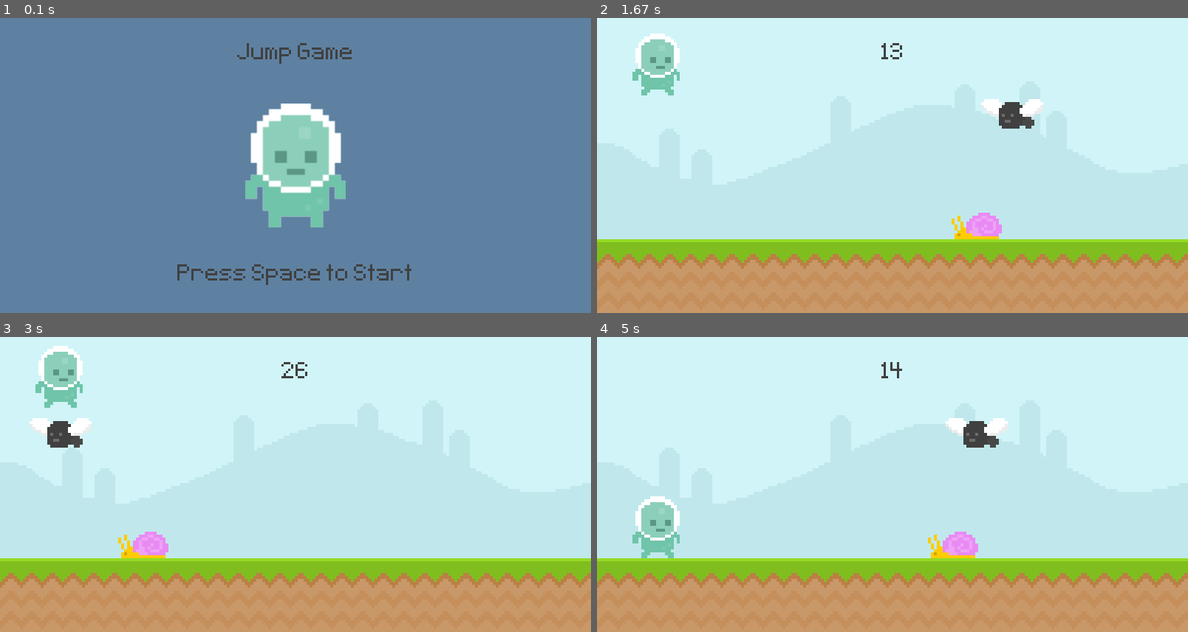
Above: before the commit, frames 1-4 (two rows, left to right).
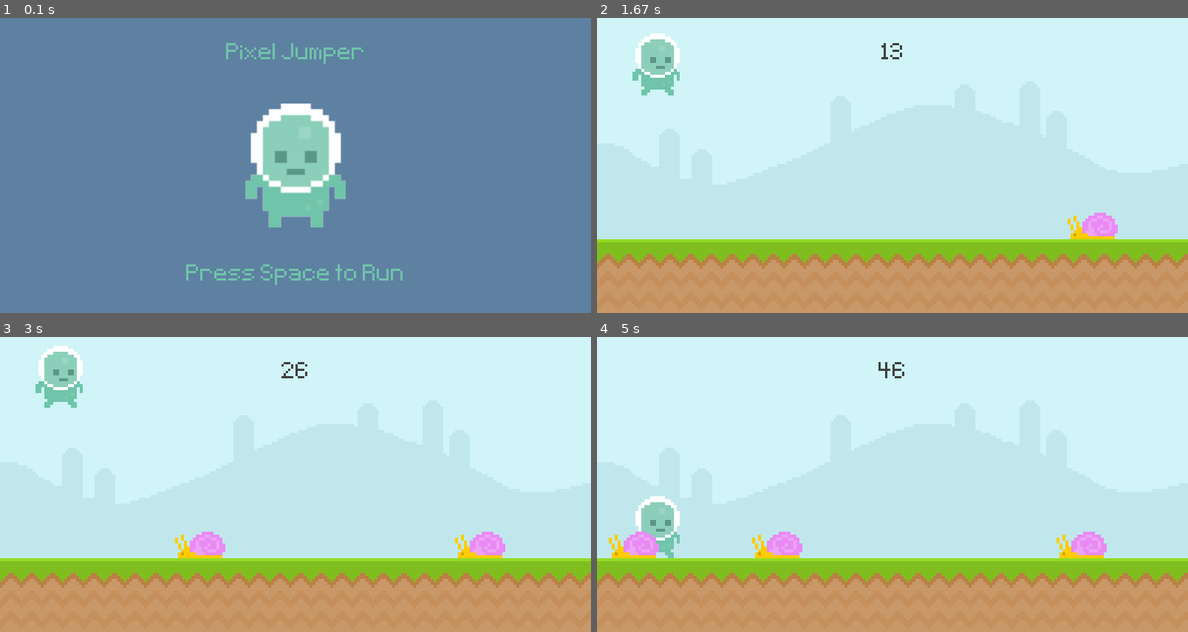
Above: after the commit, the same moments.

Repository: HarrisSeabold-Collins/PyGame_Tutorial
Game: pygame game, started from JumpGame.py
Same seed, same stepped clock (60 frames per second), same inputs: the game is played once before the commit and once after it.
Inputs (mouse positions are in pixels of both pictures, inside the frame that each line leads up to):
- Up to frame 1 (0.1 s): no input
- Up to frame 2 (1.67 s): tap Space at 0.33 s; click (656, 206) at 1.22 s
- Up to frame 3 (3 s): tap Space at 2, 2.4, 2.7 s
- Up to frame 4 (5 s): tap Space at 3.23, 3.53, 4.3 s

The runs differ from the first frame. In frame 1, 1.6% of the frame differs, in the area x 30-70%, y 8-91%; in frame 2, 1.8%; in frame 3, 2.4%; in frame 4, 3.1%, in the area x 2-87%, y 8-75%.

Commit message:
Built Obsticle function
redefined each enemy as a list of obstacles for better flexibility going forward

Diff:
--- a/JumpGame.py
+++ b/JumpGame.py
@@ -1,5 +1,6 @@
 import pygame
 from sys import exit
+from random import randint
 
 pygame.init()
 pygame.font.init()
@@ -9,36 +10,51 @@
 test_font = pygame.font.Font('font/Pixeltype.ttf', 50)
 game_active = 0
 start_time = 0
+game_message = 'Press Space to Run'
 
-# Score Function
 def display_score():
     current_time = pygame.time.get_ticks() - start_time
     score_surface = test_font.render(f'{current_time // 100}', False, (64,64,64))
     score_rect = score_surface.get_rect(center = (400,50))
     screen.blit(score_surface,score_rect)
 
+    return current_time//100
+
+def obstacle_movement(obstacle_rect_list):
+    if obstacle_rect_list:
+        for obstacle_rect in obstacle_rect_list:
+            obstacle_rect.x -= 5
+
+            screen.blit(snail_surface, obstacle_rect)
+
+        return obstacle_rect_list
+
+    else: return []
+
 # Background Surfaces
 sky_surface = pygame.image.load('graphics/Sky.png').convert()
 ground_surface = pygame.image.load('graphics/Ground.png').convert()
 
-# Snail Rect
+# Obstacles ---------------------------
+obstacle_rect_list = []
+
 snail_surface = pygame.image.load('graphics/snail/snail1.png').convert_alpha()
 snail_rect = snail_surface.get_rect(midbottom =(800,300))
 
-# Fly Rect
 fly_surface = pygame.image.load('graphics/Fly/Fly1.png').convert_alpha()
 fly_rect = fly_surface.get_rect(midbottom = (800,150))
 
-# Player Rect
+# Player -------------------------------
 player_surface = pygame.image.load('graphics/Player/player_walk_1.png').convert_alpha()
 player_rect = player_surface.get_rect(midbottom = (80,300))
 
-# Title Screen Player
 player_stand = pygame.image.load('graphics/Player/player_stand.png').convert_alpha()
 player_stand = pygame.transform.rotozoom(player_stand,0,2)
 player_stand_rect = player_stand.get_rect(center = (400,200))
 
-
+# Timer -------------------------------
+obstacle_timer = pygame.USEREVENT + 1
+pygame.time.set_timer(obstacle_timer, 900)
 
 player_grav = 0
 
@@ -55,8 +71,6 @@
         # Keyboard input to restart game
         if game_active == 0 and event.type == pygame.KEYDOWN and event.key == pygame.K_SPACE:
             game_active = 1
-            snail_rect.left = 800
-            fly_rect.left = 1000
             start_time = pygame.time.get_ticks()
 
         if game_active == 1:
@@ -72,23 +86,23 @@
                     print('jump')
                     player_grav = -20
 
+        # Timer
+        if event.type == obstacle_timer and game_active == 1:
+            print('test')
+            obstacle_rect_list.append(
+                snail_surface.get_rect(midbottom =(randint(900,1100),300))
+                )
+
+
     # Game Active
     if game_active == 1:
 
         # Background and Score --------------------------------
         screen.blit(sky_surface,(0,0))
         screen.blit(ground_surface,(0,300))
-        # pygame.draw.rect(screen, '#c0e8ec', score_rect)
-        # pygame.draw.rect(screen, '#c0e8ec', score_rect, 10, 5)
-        # screen.blit(score_surface, score_rect)
-
-        # score_surface = test_font.render('SCORE', False, (64,64,64))
-        # score_rect = score_surface.get_rect(center = (400,50))
-        # screen.blit(score_surface,score_rect)
-
         display_score()
 
-        # Player Code -----------------------------------------
+# Player Code -----------------------------------------
         screen.blit(player_surface, player_rect)
 
         # Player Gravity
@@ -100,36 +114,43 @@
         if player_rect.y < 200: # If player is above the floor, add gravity
             player_grav += 1
 
+# Obstacle Movement ------------------------------------
+        obstacle_rect_list = obstacle_movement(obstacle_rect_list)
+
         # Snail logic ----------------------------------------
-        snail_rect.left -= 4
-        if snail_rect.right <= 0:
-            snail_rect.left = 800
-        screen.blit(snail_surface, snail_rect)
+        # snail_rect.left -= 4
+        # if snail_rect.right <= 0:
+        #     snail_rect.left = 800
+        # screen.blit(snail_surface, snail_rect)
 
-        if player_rect.colliderect(snail_rect) == 1:
-            print('Snail/Player Collision')
-            game_active = 0
+        # if player_rect.colliderect(snail_rect) == 1:
+        #     print('Snail/Player Collision')
+        #     game_message = f'{display_score()}'
+        #     game_active = 0
+
 
         # Fly logic ------------------------------------------
-        fly_rect.left -= 6
-        if fly_rect.left <= -200:
-            fly_rect.left = 1000
-        screen.blit(fly_surface, fly_rect)
+        # fly_rect.left -= 6
+        # if fly_rect.left <= -200:
+        #     fly_rect.left = 1000
+        # screen.blit(fly_surface, fly_rect)
 
-        if player_rect.colliderect(fly_rect) == 1:
-            print('Fly/Player Collision')
+        # if player_rect.colliderect(fly_rect) == 1:
+        #     print('Fly/Player Collision')
+        #     game_message = f'{display_score()}'
+        #     game_active = 0
 
     # Start/GameOver Screen
     else:
         screen.fill((94,129,162))
 
-        title_surf = test_font.render('Jump Game',False, (64,64,64))
+        title_surf = test_font.render('Pixel Jumper',False, (111,196,169))
         title_rect = title_surf.get_rect(center = (400,50))
         screen.blit(title_surf,title_rect)
 
         screen.blit(player_stand,player_stand_rect)
 
-        instruct_surf = test_font.render('Press Space to Start', False, (64,64,64))
+        instruct_surf = test_font.render(game_message, False, (111,196,169))
         instruct_rect = instruct_surf.get_rect(center = (400,350))
         screen.blit(instruct_surf, instruct_rect)
 
